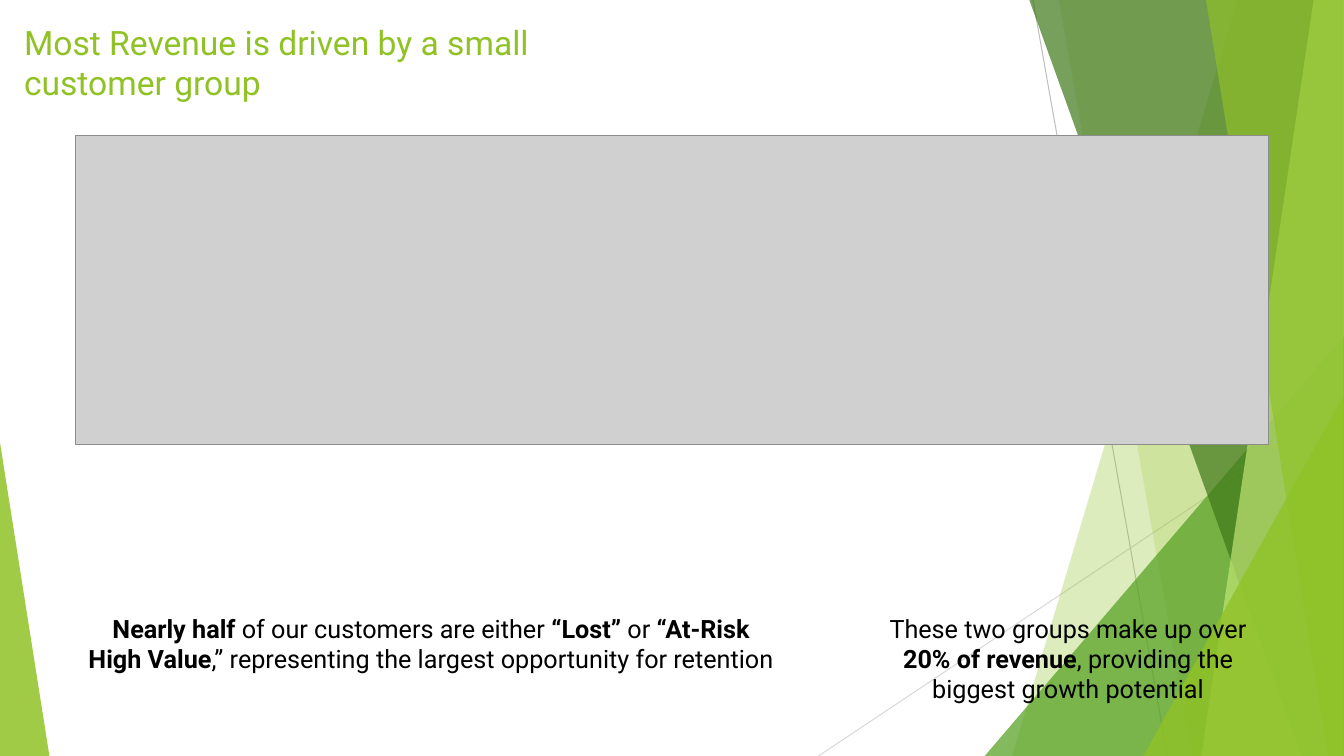
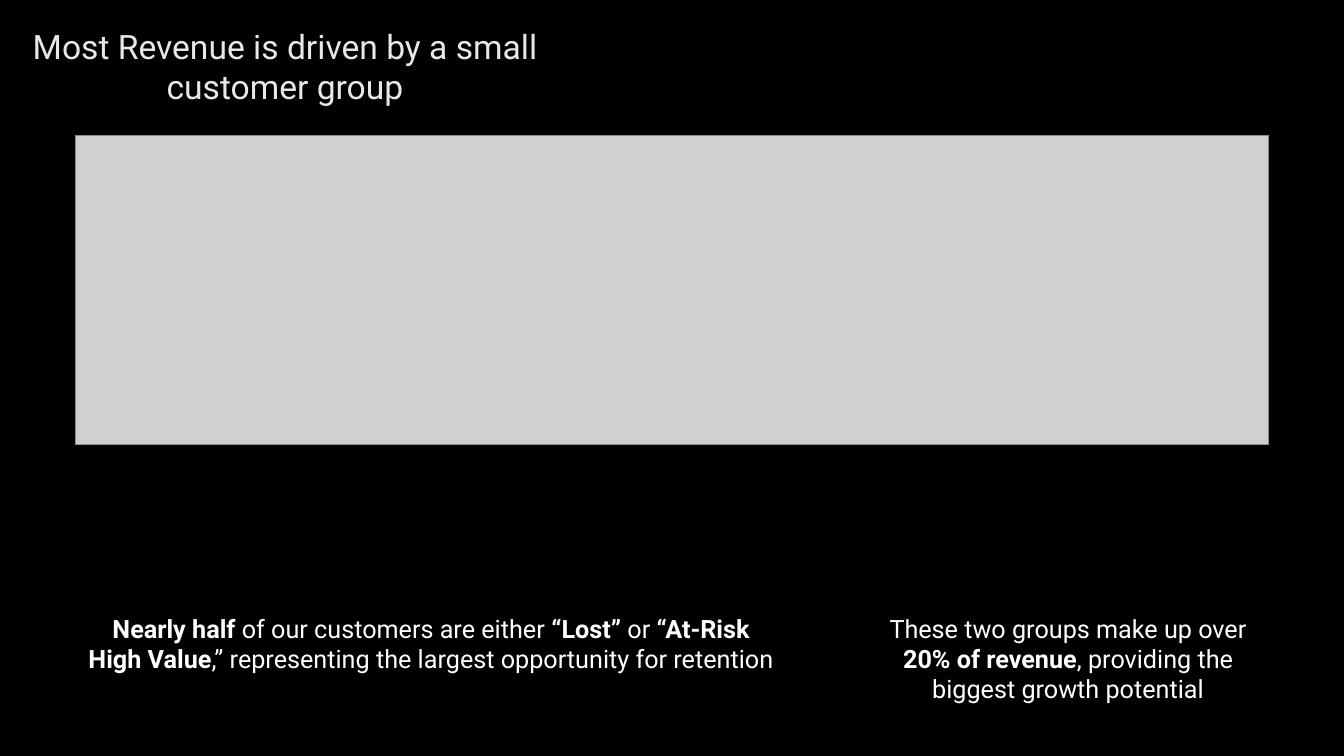
Before and after one commit to hvo7/Customer-Retention-Analysis, a slide deck: slide 5 of Customer Retention Analysis.pptx. Drawn at 1344x756 pixels with LibreOffice and Linux fonts; fonts in the diff are those of the drawing; grey boxes stand for pictures; background and template pictures are left out. Boxes give left, top, right and bottom in pixels: in the first picture for what was removed or moved away, otherwise in the second. Text is boxed around its words. In the diff, an @@ line names an element or a change of style, - is before the commit and + after.

```diff
--- a/Customer Retention Analysis.pptx
+++ b/Customer Retention Analysis.pptx
@@ background #FFFFFF to picture (left out) @@
@@ title "Most Revenue is driven by ..." at bbox=[33, 33, 537, 106]: text colour #90C226 to #E8E8E8, letter outline none to #404040 0.75 pt; alignment left to centre; vertical alignment top to middle @@
@@ group removed at bbox=[0, 0, 1344, 756]: 5 freeform shapes, 3 triangles, 2 lines @@
@@ text "Nearly half of our customers ..." at bbox=[88, 619, 773, 674]: text colour #000000 to #FFFFFF @@
@@ text "These two groups make up ..." at bbox=[890, 619, 1246, 704]: text colour #000000 to #FFFFFF @@
```
Also in this commit, not shown: 5 other slides changed, 2 slides added, 1 slide removed, 5 other files.
